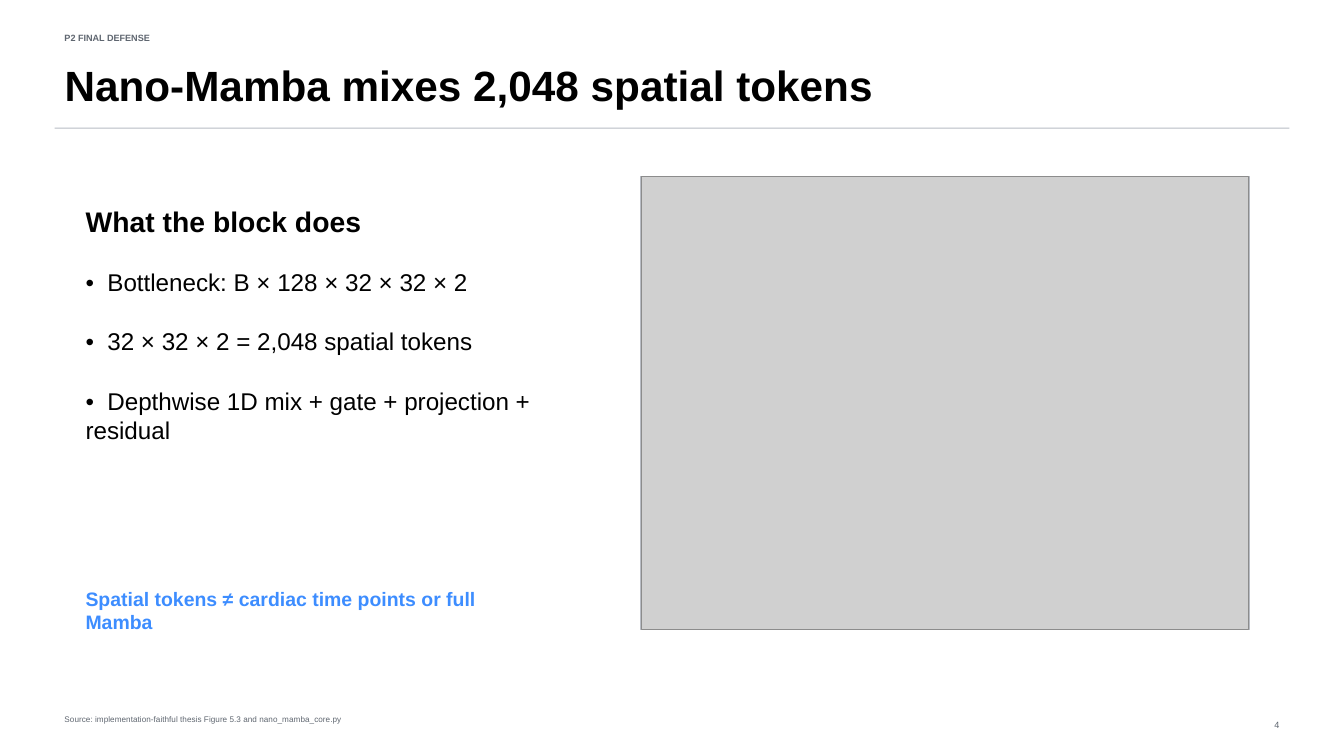
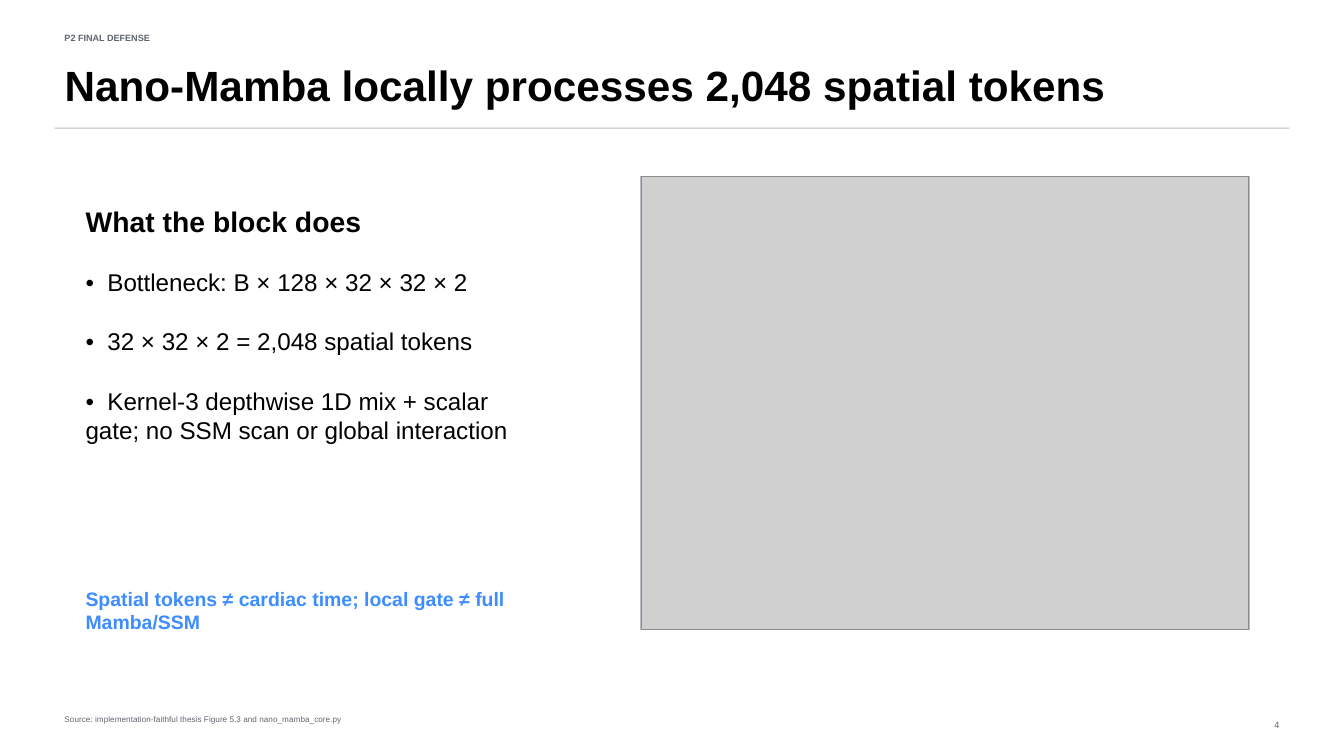
Before and after one commit to DCarchimonde/fyp-nano-mamba-unet, a slide deck: slide 4 of presentation/P2_Final_Defense_Tong_Siyuan.pptx. Drawn at 1344x756 pixels with LibreOffice and Linux fonts; fonts in the diff are those of the drawing; grey boxes stand for pictures. Boxes give left, top, right and bottom in pixels: in the first picture for what was removed or moved away, otherwise in the second. Text is boxed around its words. In the diff, an @@ line names an element or a change of style, - is before the commit and + after.

```diff
--- a/presentation/P2_Final_Defense_Tong_Siyuan.pptx
+++ b/presentation/P2_Final_Defense_Tong_Siyuan.pptx
@@ text at (65,70,1105,110): text changed @@
-Nano-Mamba mixes 2,048 spatial tokens
+Nano-Mamba locally processes 2,048 spatial tokens
@@ text at (86,392,508,444): text changed @@
-• Depthwise 1D mix + gate + projection + residual
+• Kernel-3 depthwise 1D mix + scalar gate; no SSM scan or global interaction
@@ text at (86,592,504,630): text changed @@
-Spatial tokens ≠ cardiac time points or full Mamba
+Spatial tokens ≠ cardiac time; local gate ≠ full Mamba/SSM
```
Also in this commit, not shown: 3 other slides changed, 29 other files.
